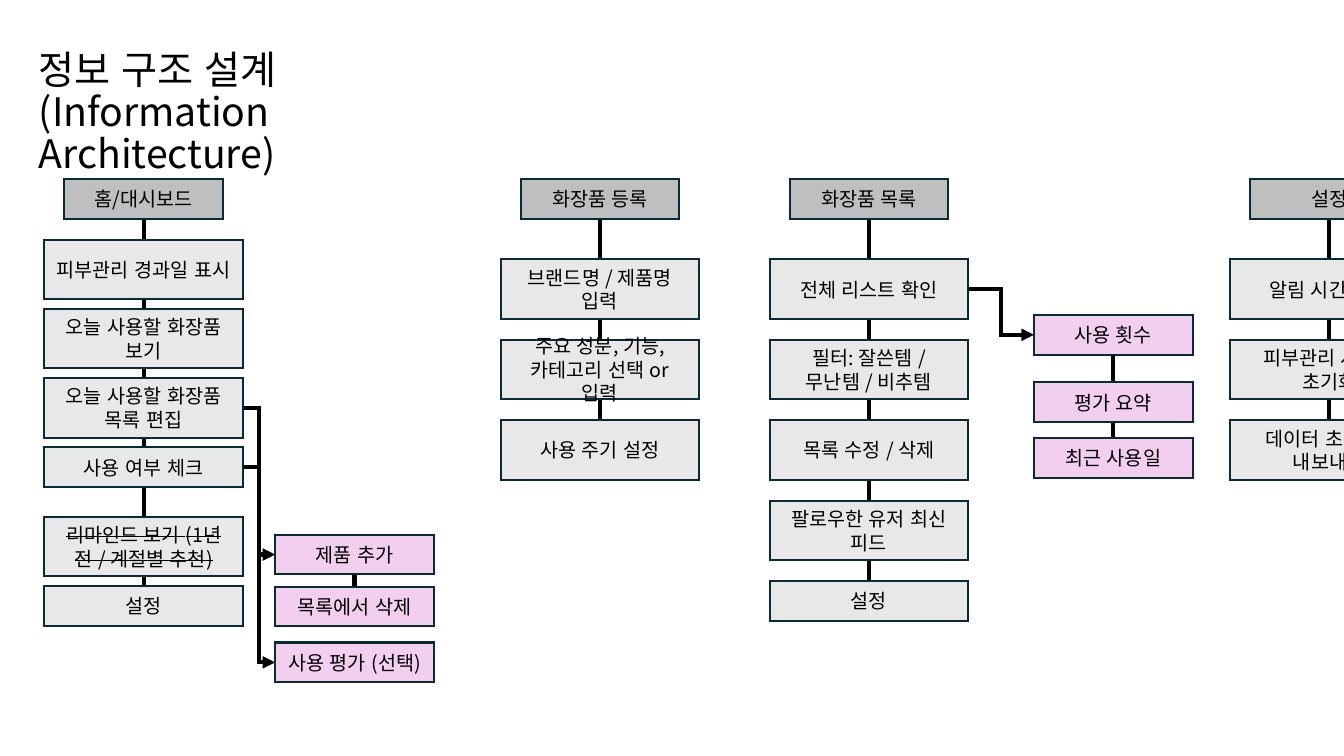
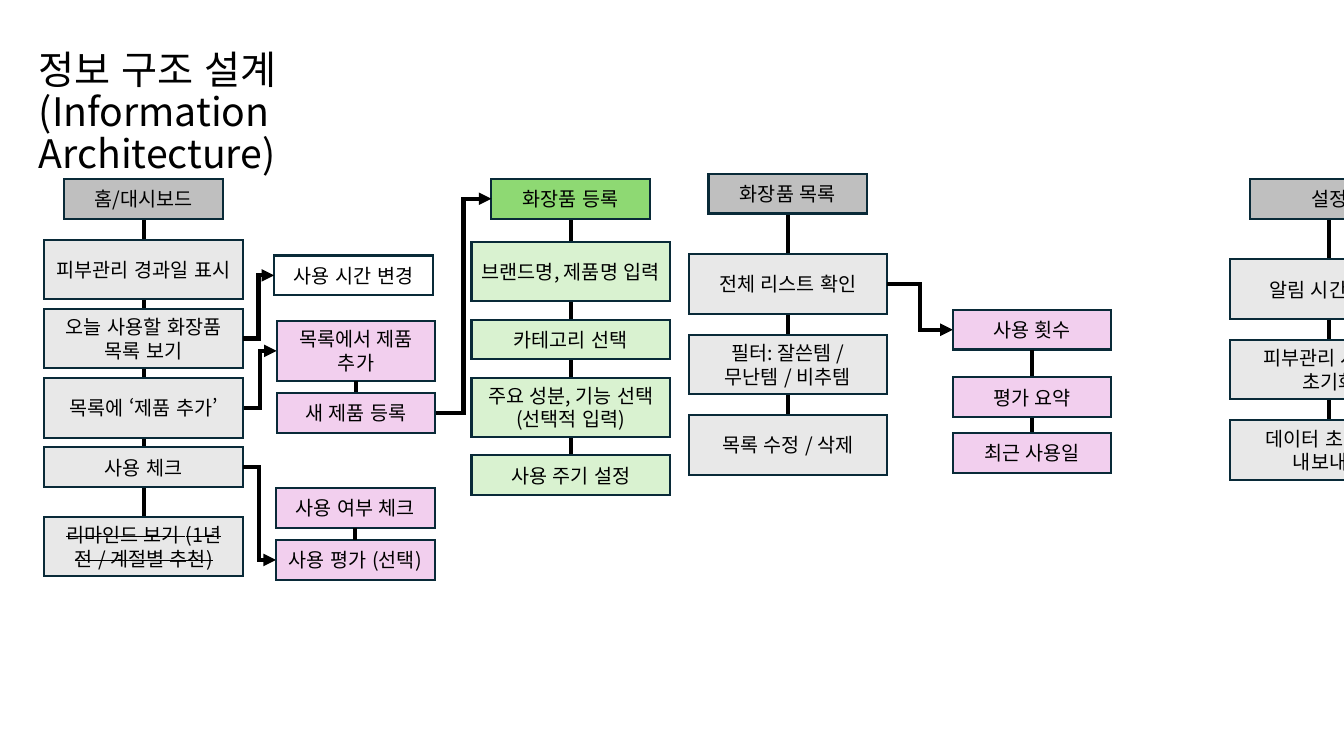
Before and after one commit to joo-hyejin/app_study, a slide deck: slide 2 of 기획서 - 프로토타입.pptx (slide 1 before the commit). Drawn at 1344x756 pixels with LibreOffice and Linux fonts; fonts in the diff are those of the drawing. Boxes give left, top, right and bottom in pixels: in the first picture for what was removed or moved away, otherwise in the second. Text is boxed around its words. In the diff, an @@ line names an element or a change of style, - is before the commit and + after.

Commit message:
11주차 변경
11주차까지 진행한 프로토타입과 간트차트

```diff
--- a/기획서 - 프로토타입.pptx
+++ b/기획서 - 프로토타입.pptx
@@ rectangle "화장품 등록": place and size @@
-rectangle "화장품 등록" at box(520, 179, 679, 219)
+rectangle "화장품 등록" at box(492, 179, 650, 219)
@@ rectangle "화장품 등록" at box(492, 179, 650, 219): fill #BFBFBF to #8ED973 @@
@@ elbow arrow added from (436, 413) to (492, 199), #000000 3 pt @@
@@ line moved from (144, 219) - (144, 586) to (144, 219) - (144, 577) @@
@@ line moved from (600, 219) - (600, 480) to (571, 219) - (571, 495) @@
@@ line moved from (869, 219) - (869, 582) to (788, 214) - (788, 475) @@
@@ rectangle added at box(274, 256, 433, 295), fill #FFFFFF, outline #092A39 1.5 pt, 14 pt, text #000000 @@
+사용 시간 변경
@@ rectangle "브랜드명, 제품명 입력": place and size @@
-rectangle "브랜드명, 제품명 입력" at box(501, 259, 700, 319)
+rectangle "브랜드명, 제품명 입력" at box(472, 242, 670, 301)
@@ text in rectangle at box(482, 262, 660, 283): text changed @@
-브랜드명 / 제품명 입력
+브랜드명, 제품명 입력
@@ elbow arrow added from (243, 339) to (274, 275), #000000 3 pt @@
@@ 7 rectangles, 1 line, 1 elbow arrow: place and size @@
-7 rectangles, 1 line, 1 elbow arrow at box(770, 179, 1193, 480)
+7 rectangles, 1 line, 1 elbow arrow at box(689, 174, 1111, 475)
@@ text in rectangle at box(66, 317, 221, 360): text changed @@
-오늘 사용할 화장품 보기
+오늘 사용할 화장품 목록 보기
@@ rectangle "목록에서 제품 추가": place and size @@
-rectangle "목록에서 제품 추가" at box(275, 534, 434, 574)
+rectangle "목록에서 제품 추가" at box(277, 322, 436, 381)
@@ text in rectangle at box(299, 329, 413, 372): text changed @@
-제품 추가
+목록에서 제품 추가
@@ fill #E8E8E8 to #D9F2D0 in 3 elements at box(472, 242, 670, 301), box(472, 456, 670, 495), box(472, 320, 670, 359) @@
@@ rectangle "카테고리 선택": place and size @@
-rectangle "카테고리 선택" at box(501, 340, 700, 399)
+rectangle "카테고리 선택" at box(472, 320, 670, 359)
@@ elbow arrow moved from (243, 408) - (275, 555) to (243, 408) - (277, 351) @@
@@ text in rectangle at box(514, 330, 627, 349): text changed @@
-주요 성분, 기능, 카테고리 선택 or 입력
+카테고리 선택
@@ line added from (356, 381) to (356, 393), #000000 3 pt @@
@@ rectangle added at box(472, 378, 670, 438), fill #D9F2D0, outline #092A39 1.5 pt, 14 pt, text #000000 @@
+주요 성분, 기능 선택 (선택적 입력)
@@ text in rectangle at box(69, 398, 218, 417): text changed @@
-오늘 사용할 화장품 목록 편집
+목록에 ‘제품 추가’
@@ rectangle added at box(277, 393, 436, 433), fill #F2CFEE, outline #092A39 1.5 pt, 14 pt, text #000000 @@
+새 제품 등록
@@ text in rectangle at box(105, 458, 182, 477): text changed @@
-사용 여부 체크
+사용 체크
@@ elbow arrow moved from (243, 468) - (275, 662) to (243, 468) - (276, 561) @@
@@ rectangle "사용 주기 설정": place and size @@
-rectangle "사용 주기 설정" at box(501, 420, 700, 480)
+rectangle "사용 주기 설정" at box(472, 456, 670, 495)
@@ rectangle "사용 여부 체크": place and size @@
-rectangle "사용 여부 체크" at box(275, 587, 434, 626)
+rectangle "사용 여부 체크" at box(276, 488, 435, 527)
@@ text in rectangle at box(296, 498, 415, 517): text changed @@
-목록에서 삭제
+사용 여부 체크
@@ rectangle removed at box(770, 501, 969, 561) @@
-팔로우한 유저 최신 피드
@@ line moved from (355, 575) - (355, 587) to (355, 527) - (355, 540) @@
@@ rectangle "사용 평가 (선택)": place and size @@
-rectangle "사용 평가 (선택)" at box(275, 642, 434, 682)
+rectangle "사용 평가 (선택)" at box(276, 540, 435, 580)
@@ rectangle removed at box(44, 586, 243, 625) @@
-설정
@@ rectangle removed at box(770, 582, 969, 621) @@
-설정
```
Also in this commit, not shown: 1 other slide changed, 8 slides added, 1 other file.
